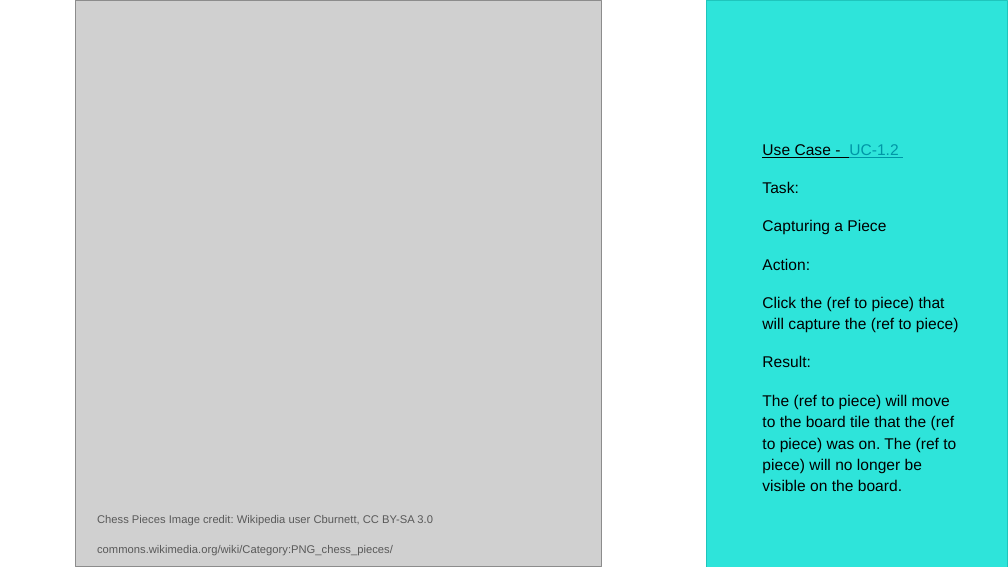
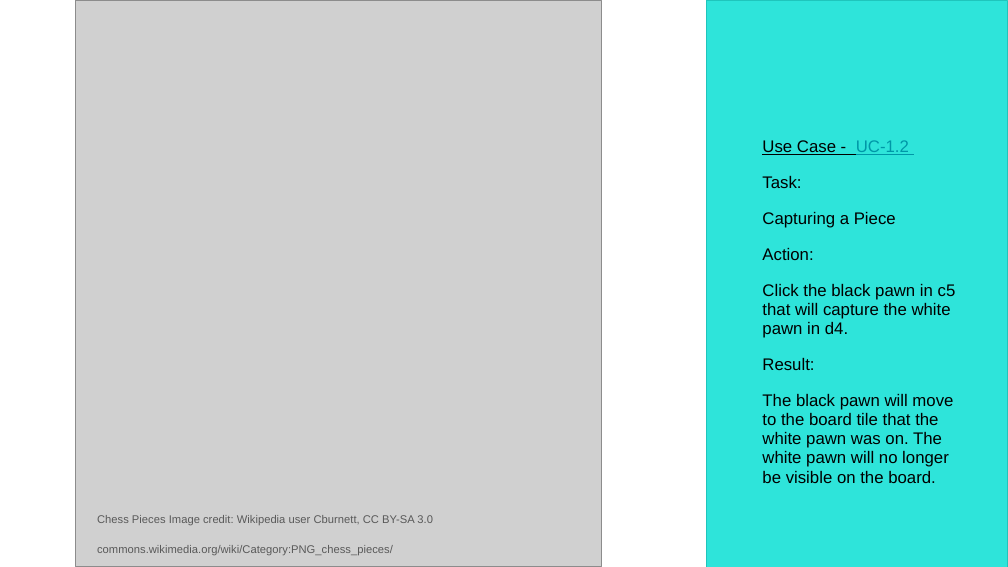
Before and after one commit to Skadoot/GP9, a slide deck: slide 12 of docs/ui_spec/UI-Spec-Pres-GP9.pptx. Drawn at 1008x567 pixels with LibreOffice and Linux fonts; fonts in the diff are those of the drawing; grey boxes stand for pictures. Boxes give left, top, right and bottom in pixels: in the first picture for what was removed or moved away, otherwise in the second. Text is boxed around its words. In the diff, an @@ line names an element or a change of style, - is before the commit and + after.

```diff
--- a/docs/ui_spec/UI-Spec-Pres-GP9.pptx
+++ b/docs/ui_spec/UI-Spec-Pres-GP9.pptx
@@ text at box(762, 140, 909, 370): size 11.1 to 12 pt in "Use Case - UC-1.2", "Task:", "Capturing a Piece", "Action:" and 1 more places; line spacing 1.15 to 0.95 @@
@@ text at box(762, 284, 956, 338): text changed; size 11.1 to 12 pt @@
-Click the (ref to piece) that will capture the (ref to piece)
+Click the black pawn in c5 that will capture the white pawn in d4.
@@ text at box(762, 394, 953, 483): text changed; size 11.1 to 12 pt @@
-The (ref to piece) will move to the board tile that the (ref to piece) was on. The (ref to piece) will no longer be visible on the board.
+The black pawn will move to the board tile that the white pawn was on. The white pawn will no longer be visible on the board.
```
Also in this commit, not shown: 10 other slides changed, 3 slides added, 6 other files.
